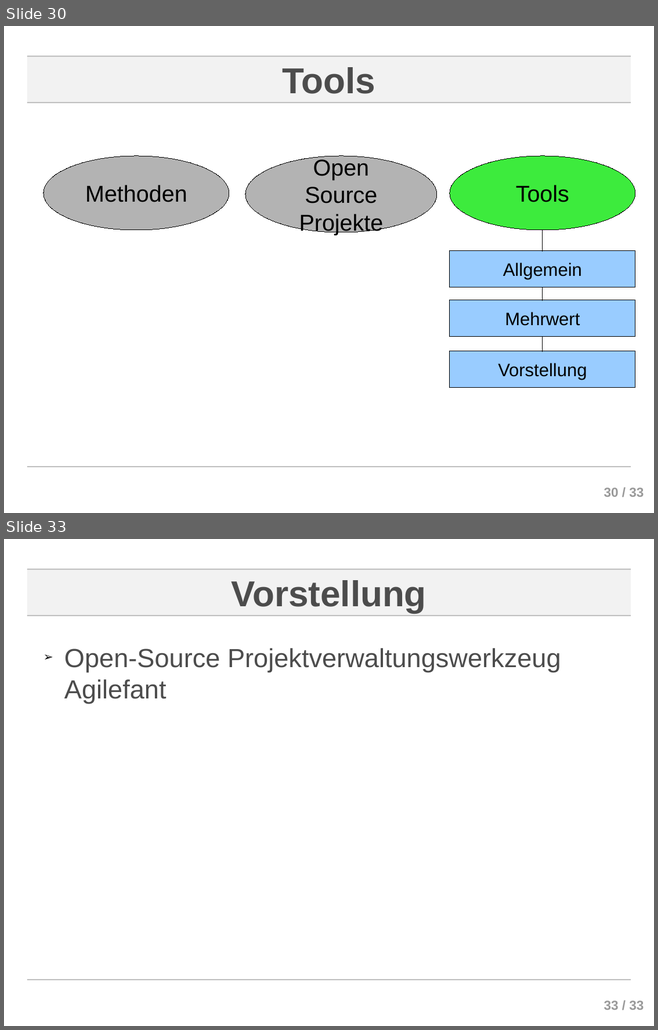
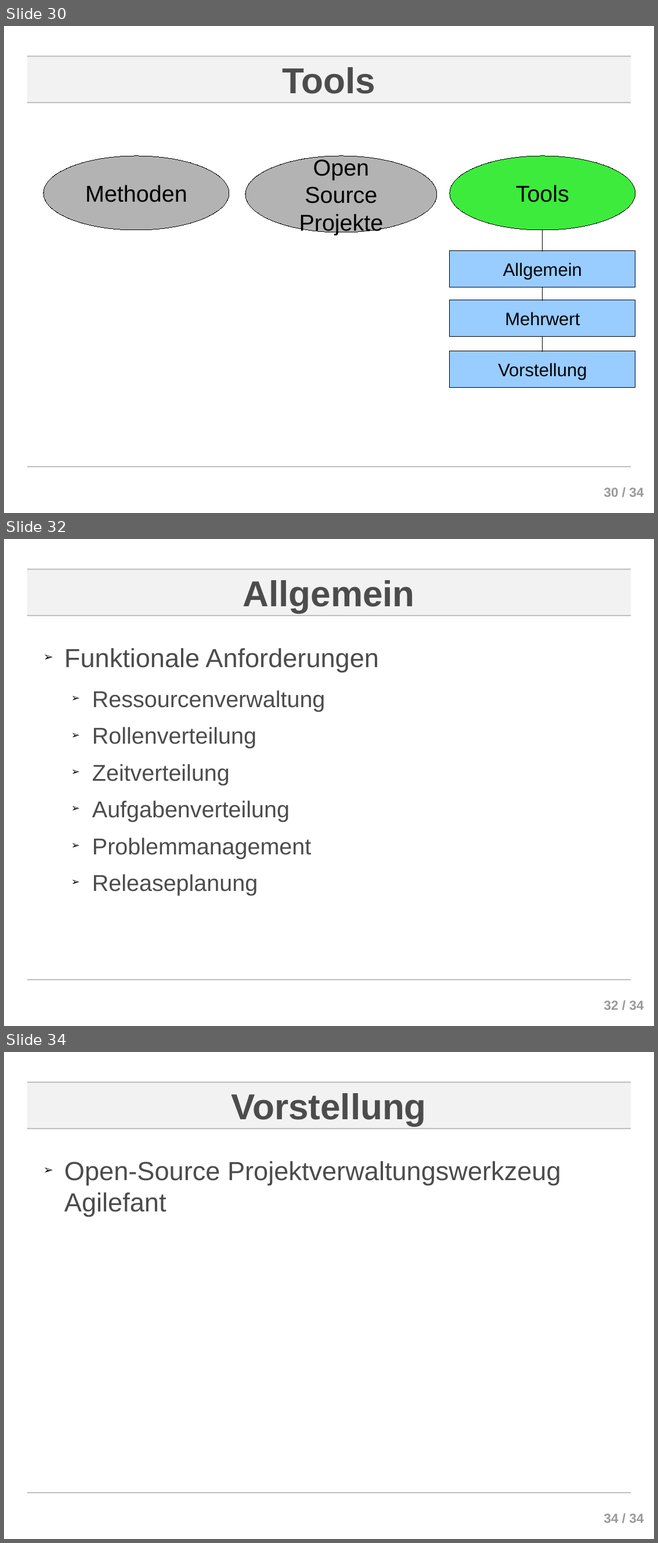
Before and after one commit to ChornHulio/sweSeminar, a slide deck: presentation/Agile Softwareentwicklung.odp. Shown one above the other, each under a label of ours: slides 30 and 33 before the commit, slides 30, 32 and 34 after it; the slides between them are not shown. The pictures are 658x1030 and 658x1543 pixels, drawn with LibreOffice and Linux fonts; fonts in the diff are those of the drawing; background and template pictures are left out. Boxes give left, top, right and bottom in pixels: in the first picture for what was removed or moved away, otherwise in the second. Text is boxed around its words. In the diff, an @@ line names an element or a change of style, - is before the commit and + after.

```diff
--- a/presentation/Agile Softwareentwicklung.odp
+++ b/presentation/Agile Softwareentwicklung.odp
@@ slide 32 added at box(4, 539, 654, 1026), background #FFFFFF; not listed: 5 template elements that a slide beside it also shows @@
@@ title added at box(242, 580, 414, 613), 44 pt, text #4C4C4C, bold @@
+Allgemein
@@ text added at box(64, 648, 379, 896), 28 pt, text #4C4C4C @@
+➢ Funktionale Anforderungen
+  ➢ Ressourcenverwaltung
+  ➢ Rollenverteilung
+  ➢ Zeitverteilung
+  ➢ Aufgabenverteilung
+  ➢ Problemmanagement
+  ➢ Releaseplanung
@@ page number at box(604, 488, 643, 497): text changed @@
-30 / 33
+30 / 34
@@ what was slide 33 is now slide 34 @@
@@ page number at box(604, 1514, 643, 1523): text changed @@
-33 / 33
+34 / 34
```
Also in this commit, not shown: 2 other slides added, 2 slides removed.
